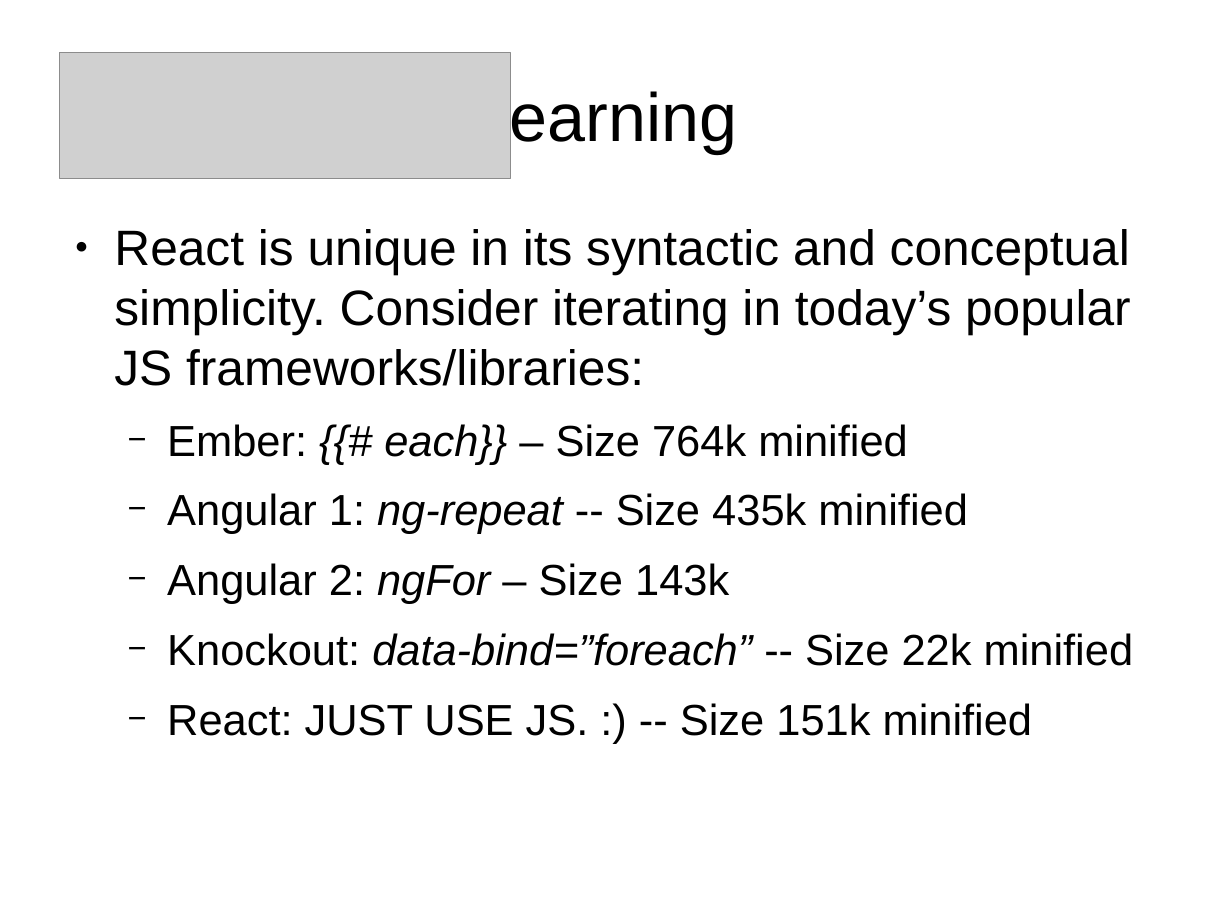
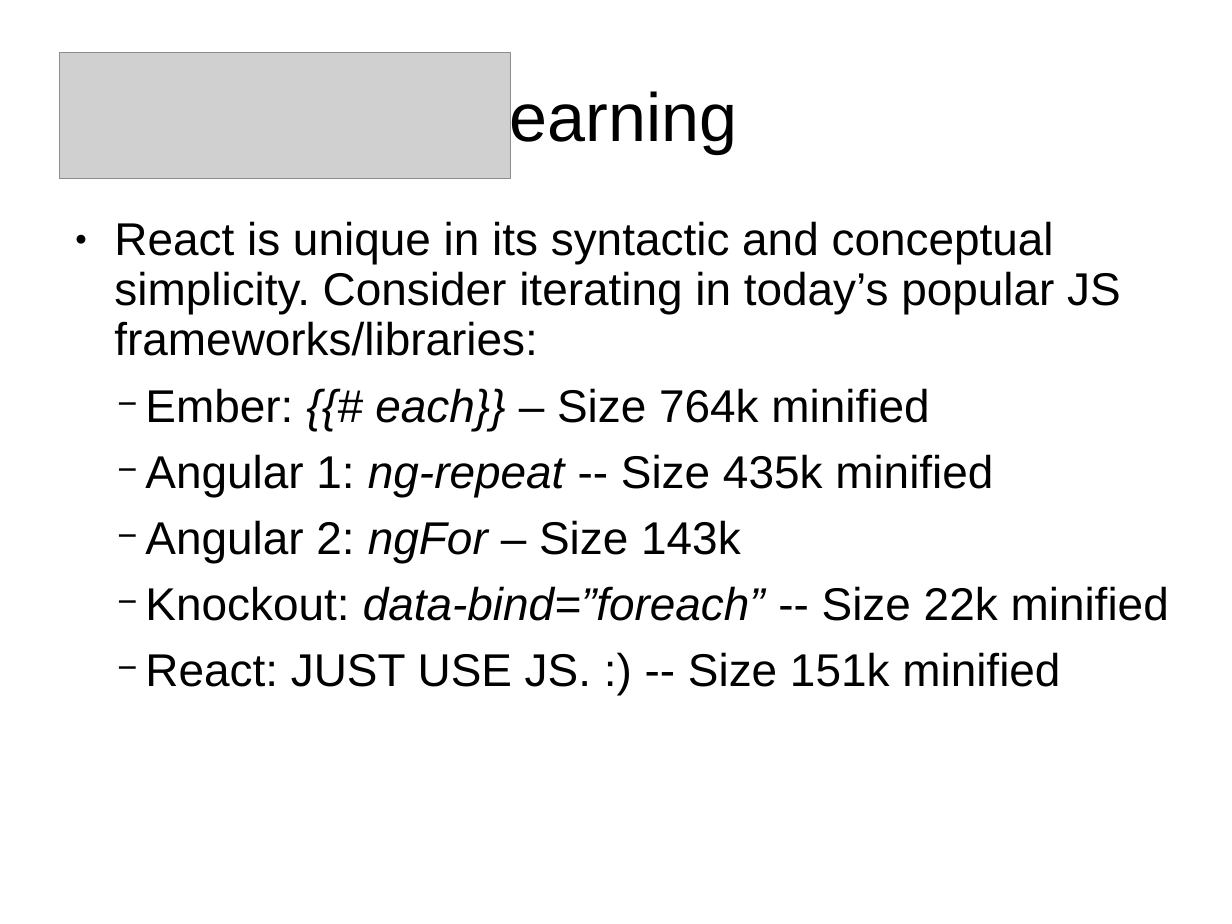
Before and after one commit to henriqueadonai/Old_code, a slide deck: slide 4 of React.odp. Drawn at 1232x924 pixels with LibreOffice and Linux fonts; fonts in the diff are those of the drawing; grey boxes stand for pictures. Boxes give left, top, right and bottom in pixels: in the first picture for what was removed or moved away, otherwise in the second. Text is boxed around its words. In the diff, an @@ line names an element or a change of style, - is before the commit and + after.

```diff
--- a/React.odp
+++ b/React.odp
@@ text "React is unique in its ..." at [114, 221, 1169, 687]: size 32 to 29.6 pt in "React is unique in its syntactic and ..."; size 28 to 29.6 pt in "Ember: {{# each}} – Size 764k minified", "Angular 1: ng-repeat -- Size 435k minified", "Angular 2: ngFor – Size 143k", "Knockout: data-bind=”foreach” -- Size 22k minified" and 1 more places; indent changed; line spacing 1 to 0.9; line spacing 1 to 0.8; more space between paragraphs @@
```
Also in this commit, not shown: 4 other slides changed, 1 other file.
